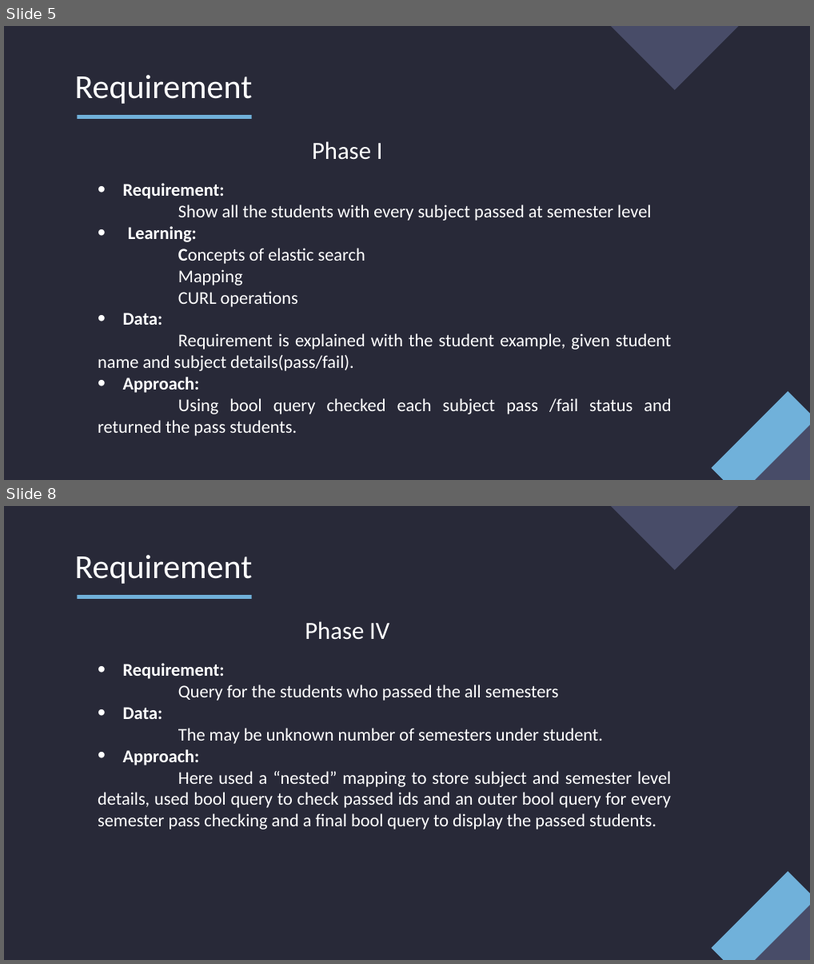
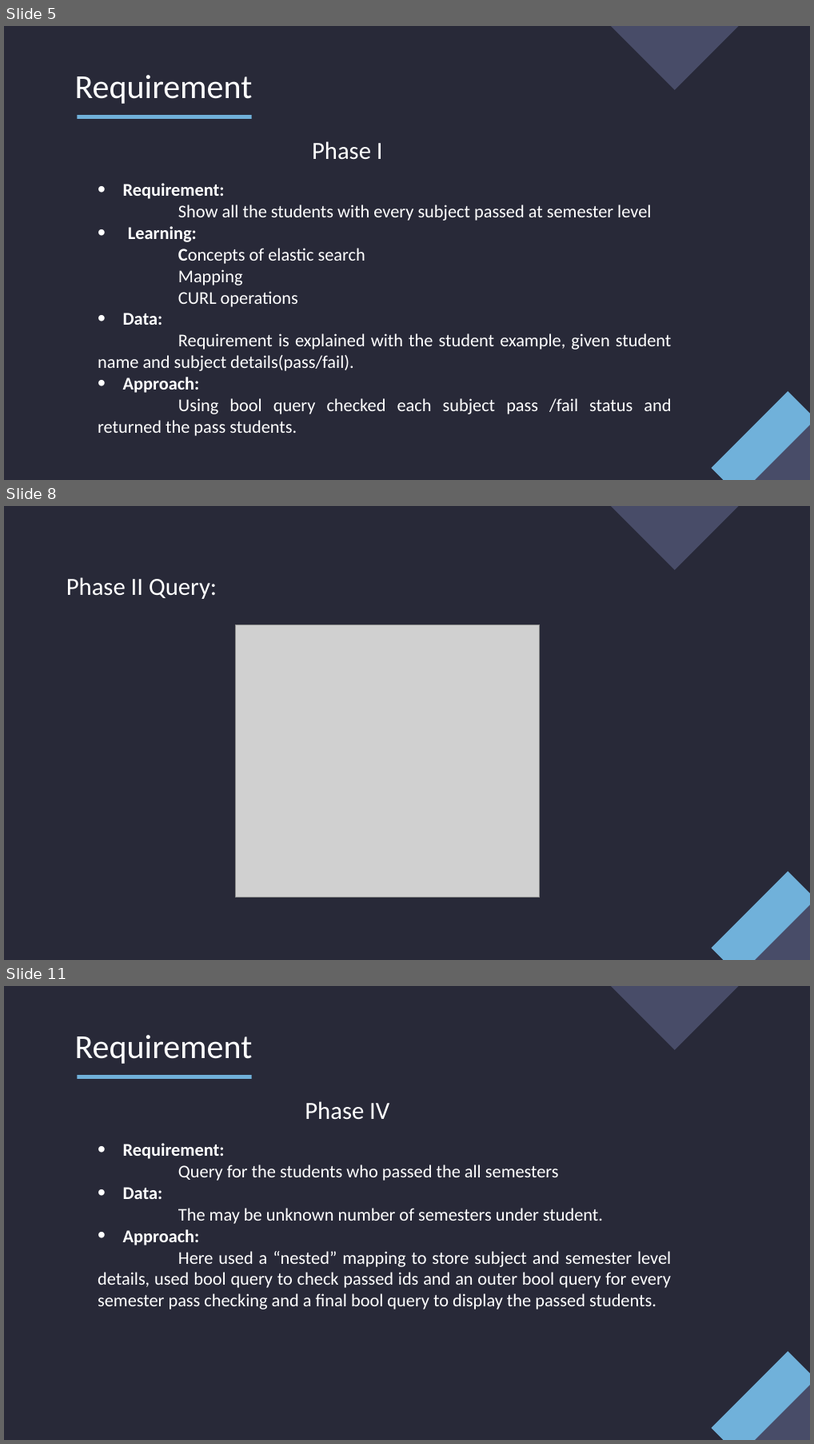
Before and after one commit to mehar-srinivas-chowdari/git-learning, a slide deck: Internship.pptx. Shown one above the other, each under a label of ours: slides 5 and 8 before the commit, slides 5, 8 and 11 after it; the slides between them are not shown. The pictures are 814x964 and 814x1444 pixels, drawn with LibreOffice and Linux fonts; fonts in the diff are those of the drawing; grey boxes stand for pictures. Boxes give left, top, right and bottom in pixels: in the first picture for what was removed or moved away, otherwise in the second. Text is boxed around its words. In the diff, an @@ line names an element or a change of style, - is before the commit and + after.

```diff
--- a/Internship.pptx
+++ b/Internship.pptx
@@ slide 8 added at [4,506,810,960], background #282938; not listed: 3 template elements that a slide beside it also shows @@
@@ subtitle added at [66,577,217,599], 22 pt, text #FFFFFF @@
+Phase II Query:
@@ picture added at [235,624,539,897] @@
@@ what was slide 8 is now slide 11 @@
```
Also in this commit, not shown: 7 slides changed, 4 other slides added.
